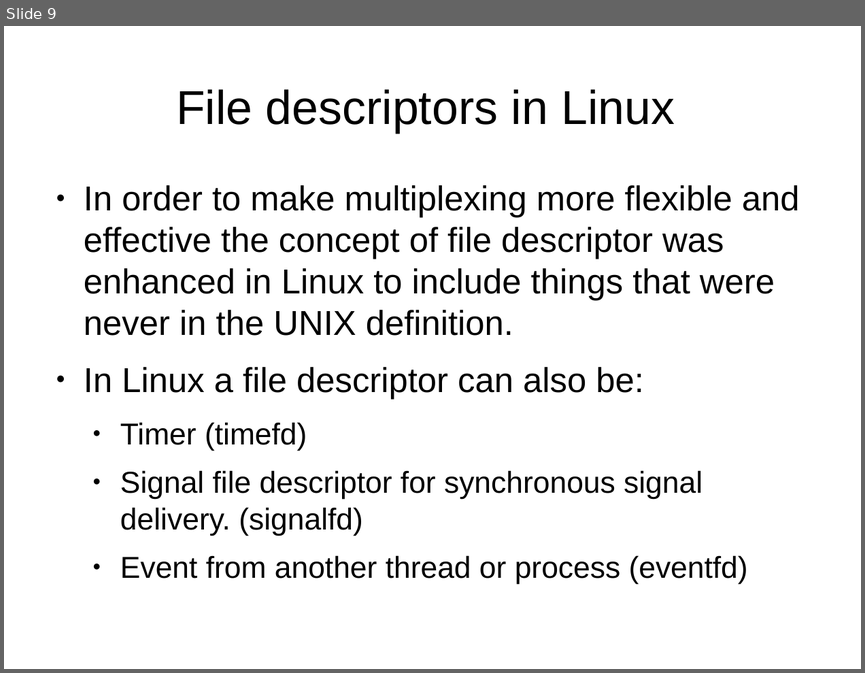
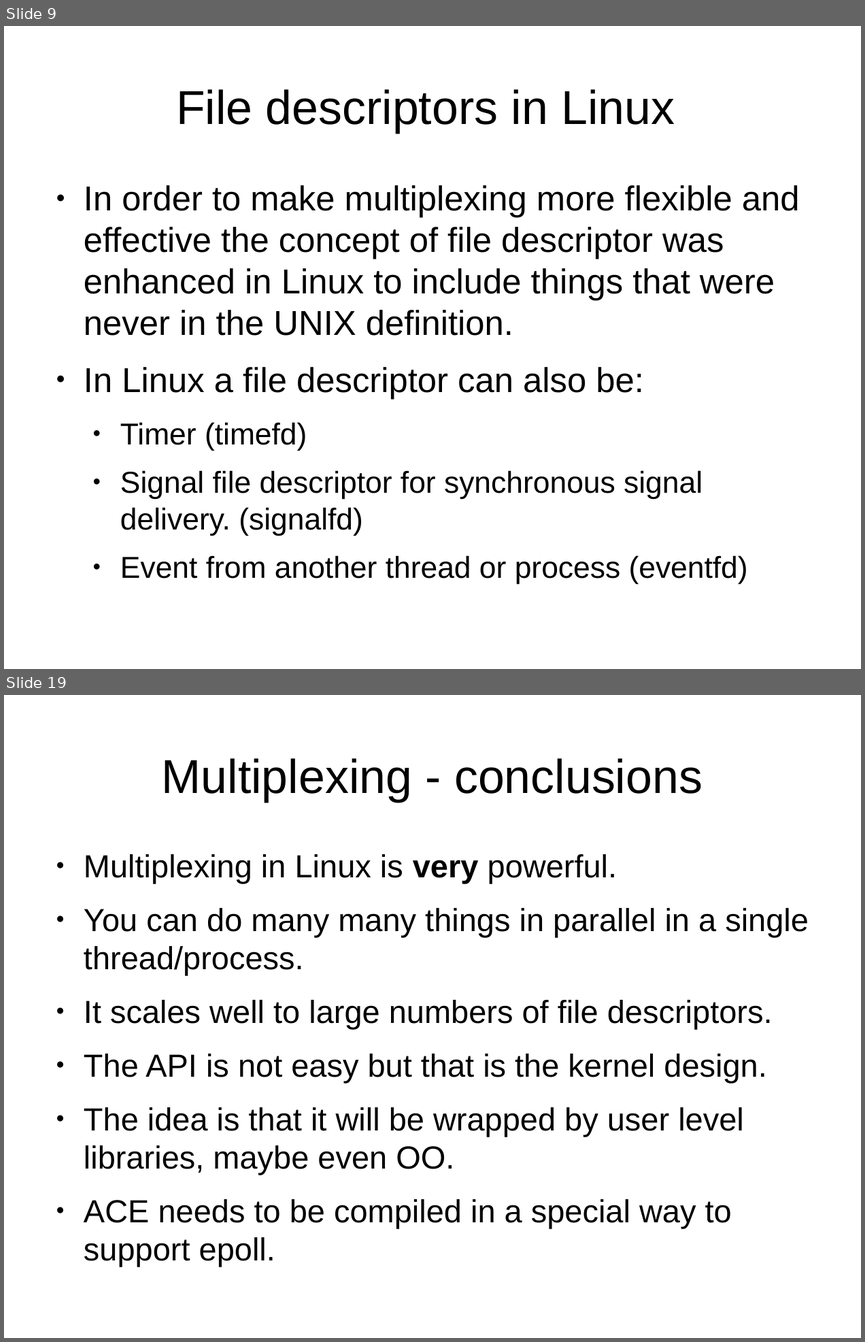
Before and after one commit to veltzer/demos, a slide deck: cpp/multi_core/linux_multiplexing.odp. Shown one above the other, each under a label of ours: slide 9 before the commit, slides 9 and 19 after it; the slides between them are not shown. The pictures are 865x673 and 865x1342 pixels, drawn with LibreOffice and Linux fonts; fonts in the diff are those of the drawing. Boxes give left, top, right and bottom in pixels: in the first picture for what was removed or moved away, otherwise in the second. Text is boxed around its words. In the diff, an @@ line names an element or a change of style, - is before the commit and + after.

```diff
--- a/cpp/multi_core/linux_multiplexing.odp
+++ b/cpp/multi_core/linux_multiplexing.odp
@@ slide 19 added at (x1=4, y1=695, x2=861, y2=1338), background #FFFFFF @@
@@ title added at (x1=162, y1=758, x2=702, y2=802), 44 pt, text #000000 @@
+Multiplexing - conclusions
@@ text added at (x1=84, y1=854, x2=808, y2=1266), 29.6 pt, text #000000 @@
+● Multiplexing in Linux is very powerful.
+● You can do many many things in parallel in a single thread/process.
+● It scales well to large numbers of file descriptors.
+● The API is not easy but that is the kernel design.
+● The idea is that it will be wrapped by user level libraries, maybe even OO.
+● ACE needs to be compiled in a special way to support epoll.
```
Also in this commit, not shown: 1 slide changed, 8 other slides added.
